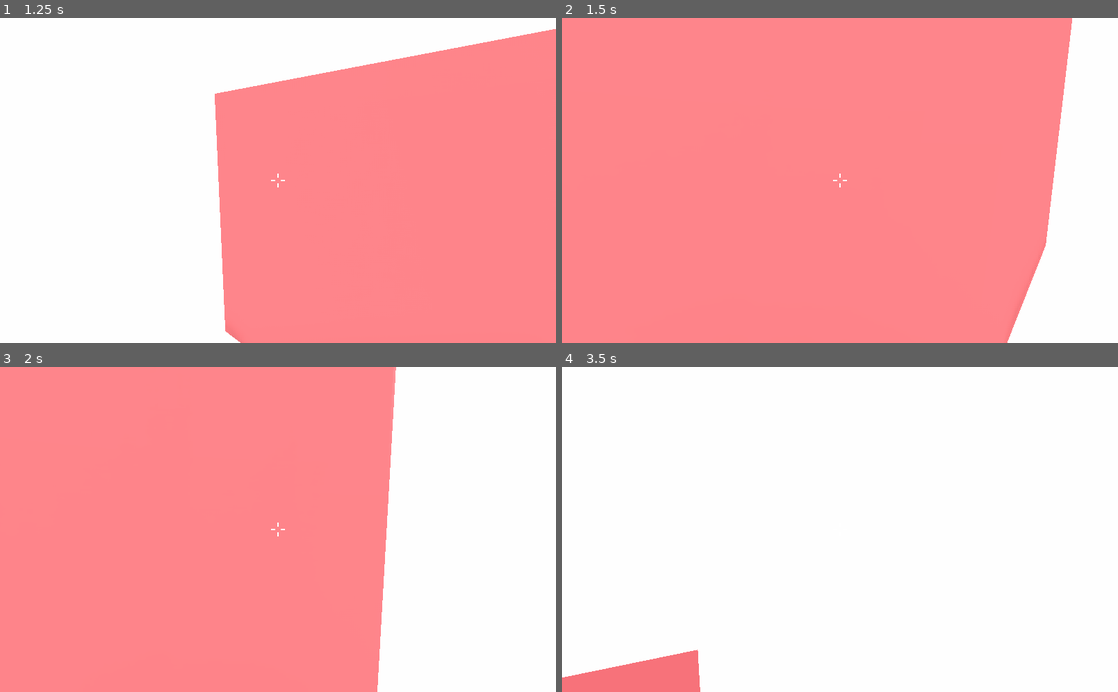
Above: before the commit, frames 1-4 (two rows, left to right).
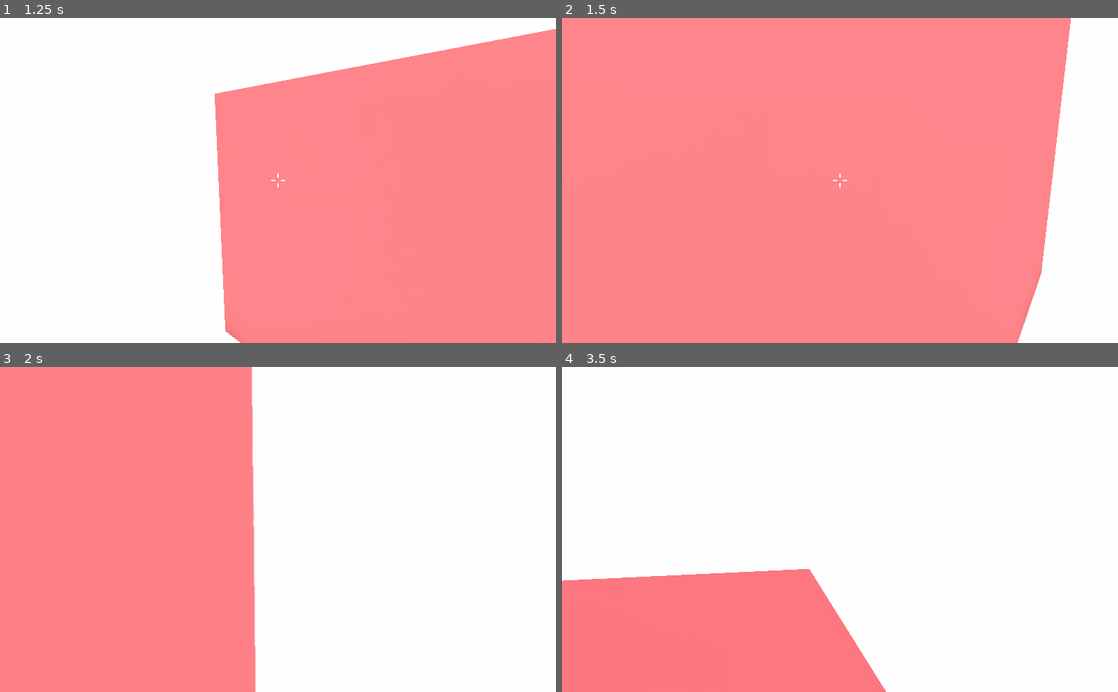
Above: after the commit, the same moments.

Repository: MilkAndBanana01/GODOT-FPS-Toolkit
Game: Godot game, scene res://World/World.tscn
Same seed, same stepped clock (60 frames per second), same inputs: the game is played once before the commit and once after it. A sky picture missing from this copy of the repository is replaced by a grey-blue gradient.
Inputs (mouse positions are in pixels of both pictures, inside the frame that each line leads up to):
- Up to frame 1 (1.25 s): tap Enter at 0.5 s; move the mouse to (272, 187) at 0.52 s; hold W (move_forward) from 0.53 s (still down); hold Ctrl (crouch) from 0.53 s (still down); tap Space (jump) at 0.77 s
- Up to frame 2 (1.5 s): keep holding W (move_forward); move the mouse to (878, 183) at 1.27 s; release Ctrl (crouch) at 1.28 s; tap Shift (run) at 1.35 s
- Up to frame 3 (2 s): keep holding W (move_forward); tap Space (jump) at 1.52 s
- Up to frame 4 (3.5 s): move the mouse to (795, 526) at 2.02 s; hold Z (zoom) 2.03-2.78 s; tap Space (jump) at 2.75, 3.02 s; move the mouse to (845, 529) at 2.77 s; release W (move_forward) at 2.78 s; hold A (move_left) from 2.78 s (still down); tap E at 2.85 s

Frame 1 is identical in both runs. In frame 2, 0.5% of the frame differs, in the area x 80-92%, y 0-100%; in frame 3, 24%, in the area x 45-72%, y 0-100%; in frame 4, 17%.

Commit message:
faesdffsad

Diff:
--- a/GODOT FPS Toolkit (Godot 3.5)/Player/AP.gd
+++ b/GODOT FPS Toolkit (Godot 3.5)/Player/AP.gd
@@ -15,4 +15,5 @@
 var mid_air_settings
 var jumping
 var running
+var climbing
 var flying
--- /dev/null
+++ b/GODOT FPS Toolkit (Godot 3.5)/Player/Movement/Climbing/Climbing.gd
@@ -0,0 +1,25 @@
+extends Node
+
+export var enabled := true
+export var enable_ledge_grab := true
+export var custom_speed := 0
+
+onready var speed = custom_speed if custom_speed > 0 else Ap.walking.speed
+
+var is_climbing := false
+var climbing_vector : Vector3
+
+func _enter_tree() -> void:
+	Ap.climbing = self
+
+func climb():
+	if Ap.player.is_on_wall():
+		Ap.gravity.enabled = false
+		Ap.walking.enabled = false
+		var wall_normal = Ap.player.get_slide_collision(0)
+		climbing_vector = -wall_normal.normal * speed
+		climbing_vector.y = (Input.get_action_strength("move_forward") - Input.get_action_strength("move_back")) * speed
+		Ap.player.move_and_slide(climbing_vector,Vector3.UP)
+
+	elif not Ap.player.is_on_wall():
+		Ap.gravity.enabled = true
--- a/GODOT FPS Toolkit (Godot 3.5)/Player/Movement/Gravity/Gravity.gd
+++ b/GODOT FPS Toolkit (Godot 3.5)/Player/Movement/Gravity/Gravity.gd
@@ -6,9 +6,7 @@
 
 var gravity : Vector3
 var snap : Vector3
-
 var momentum : Vector3
-
 var jump_count := 0
 
 
@@ -23,4 +21,5 @@
 		gravity.y = clamp(gravity.y,-gravity_limit,INF)
 		snap = -Ap.player.get_floor_normal() if Ap.player.is_on_floor() else Vector3.ZERO
 		Ap.jumping.jump()
+		Ap.climbing.climb()
 		Ap.player.move_and_slide_with_snap(gravity,snap,Vector3.UP)
--- a/GODOT FPS Toolkit (Godot 3.5)/World/World.tscn
+++ b/GODOT FPS Toolkit (Godot 3.5)/World/World.tscn
@@ -16,6 +16,7 @@
 [ext_resource path="res://Player/Movement/Flying/Flying.gd" type="Script" id=14]
 [ext_resource path="res://Player/Movement/Crouching/Crouching.gd" type="Script" id=15]
 [ext_resource path="res://Player/Movement/Walking/Walking.gd" type="Script" id=16]
+[ext_resource path="res://Player/Movement/Climbing/Climbing.gd" type="Script" id=17]
 
 [sub_resource type="SpatialMaterial" id=1]
 albedo_color = Color( 0.615686, 0.164706, 0.164706, 1 )
@@ -98,6 +99,7 @@
 [node name="Sliding" type="Node" parent="Player/Movement Settings"]
 
 [node name="Climbing" type="Node" parent="Player/Movement Settings"]
+script = ExtResource( 17 )
 
 [node name="Flying" type="Node" parent="Player/Movement Settings"]
 script = ExtResource( 14 )
Not shown: 1 places in GODOT FPS Toolkit (Godot 3.5)/World/World.tscn that only renumber resources
